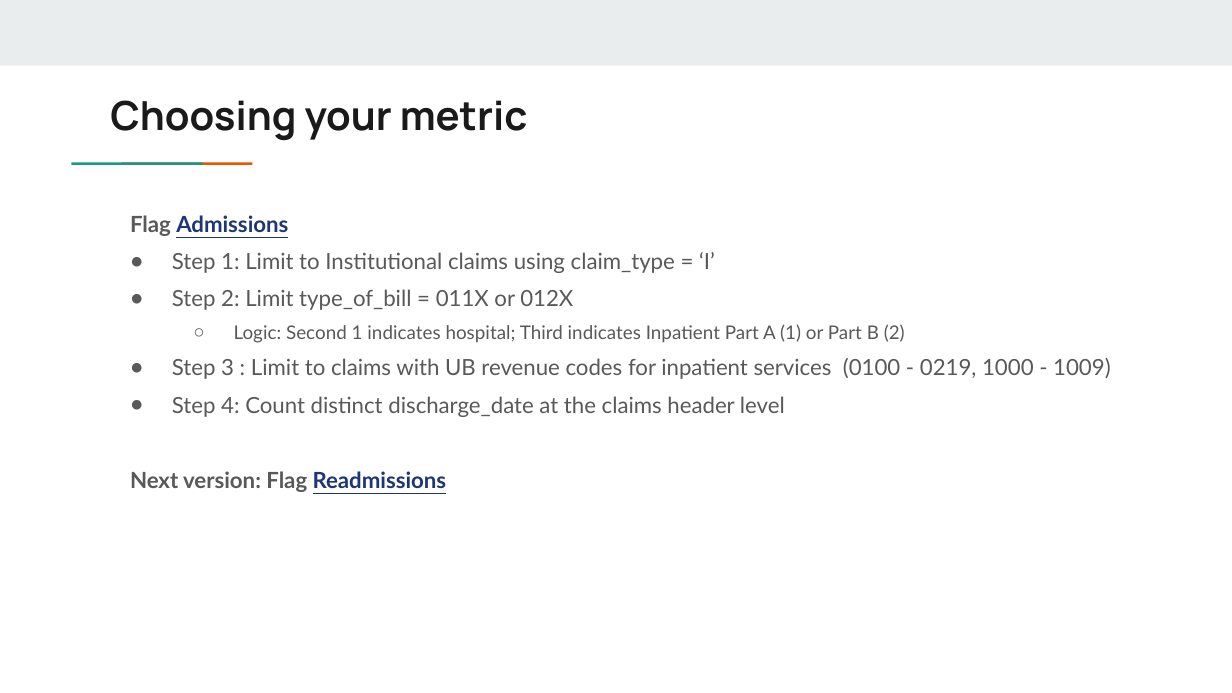
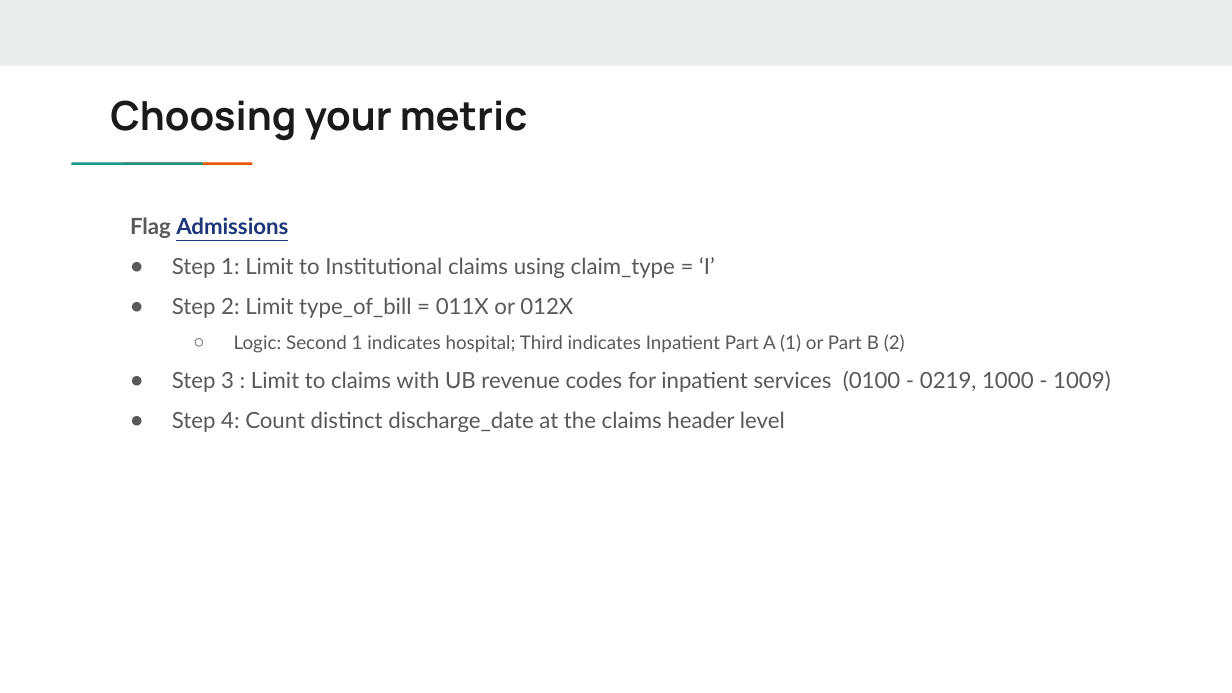
Before and after one commit to chienh0/project_lambda, a slide deck: slide 8 of Project Lambda.pptx. Drawn at 1232x693 pixels with LibreOffice and Linux fonts; fonts in the diff are those of the drawing. Boxes give left, top, right and bottom in pixels: in the first picture for what was removed or moved away, otherwise in the second. Text is boxed around its words. In the diff, an @@ line names an element or a change of style, - is before the commit and + after.

```diff
--- a/Project Lambda.pptx
+++ b/Project Lambda.pptx
@@ text "Flag Admissions" at [130, 217, 1110, 432]: line spacing 1.4 to 1.5 @@
@@ text at [130, 471, 447, 492]: paragraph removed @@
-Next version: Flag Readmissions
```
Also in this commit, not shown: 2 slides removed, 4 other files.
